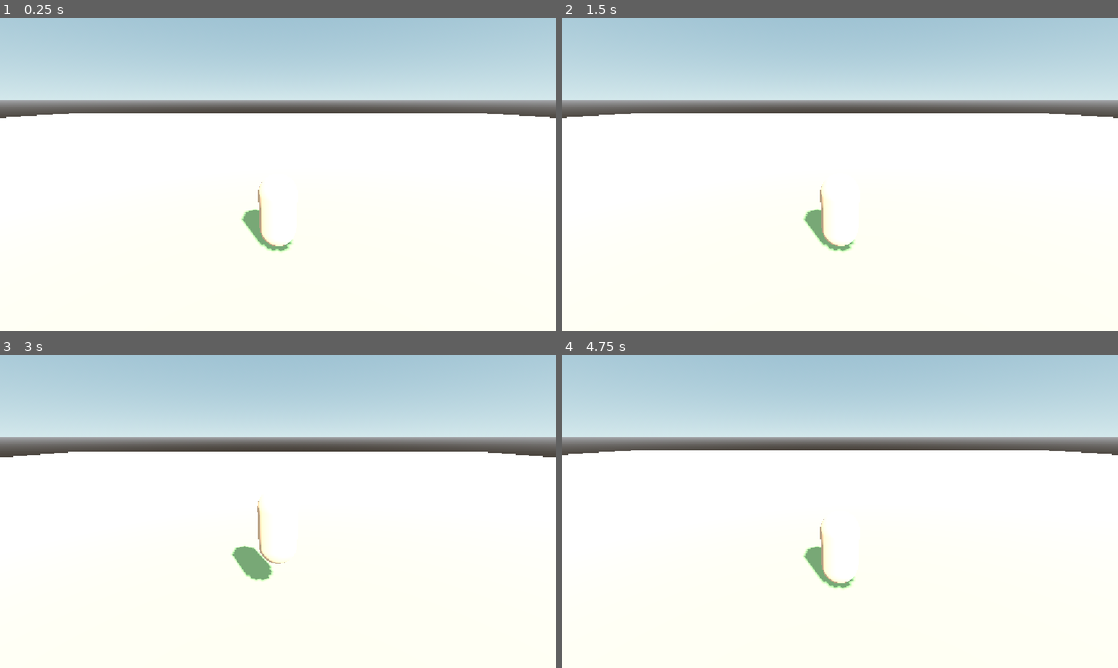
Above: before the commit, frames 1-4 (two rows, left to right).
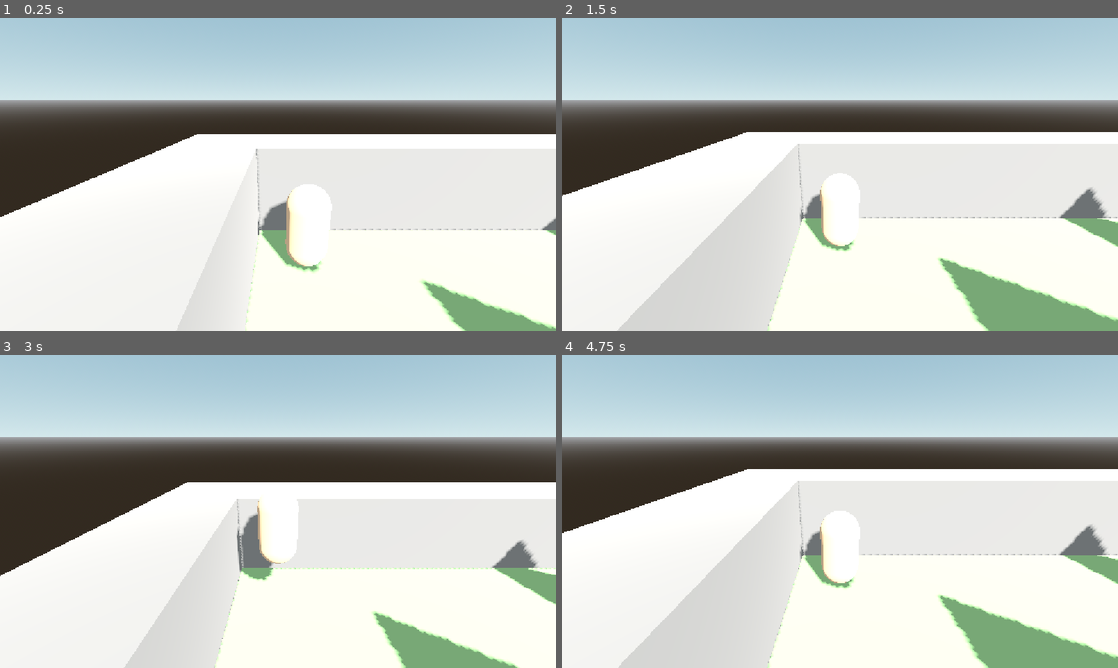
Above: after the commit, the same moments.

Repository: sirdik/zola-game-1
Game: Godot game, scene res://game/world/Forest.tscn
Two runs of this game, one before a commit and one after it. Both use one fixed random seed, a clock stepped at 60 frames per second and the inputs below.
Inputs:
- Up to frame 1 (0.25 s): no input
- Up to frame 2 (1.5 s): no input
- Up to frame 3 (3 s): tap Enter at 2 s; tap Space at 2.75 s
- Up to frame 4 (4.75 s): no input

The runs differ from the first frame. In frame 1, 16% of the frame differs, in the area x 0-100%, y 30-100%; in frame 2, 23%; in frame 3, 23%; in frame 4, 23%.

Commit message:
Add level loader: build forest from levels/forest_01.txt
Co-Authored-By: Claude Sonnet 5 <noreply@anthropic.com>
Claude-Session: https://claude.ai/code/session_014rTmxJaND9vaABnW6Byv9U

Diff:
--- a/game/theme/palette.gd
+++ b/game/theme/palette.gd
@@ -5,3 +5,4 @@
 const PEACH := Color(1.0, 0.8392, 0.7020)
 const LAVENDER := Color(0.8471, 0.7843, 0.9098)
 const CREAM := Color(1.0, 0.9725, 0.9059)
+const WATER_BLUE := Color(0.42, 0.68, 0.82)
--- a/game/world/Forest.tscn
+++ b/game/world/Forest.tscn
@@ -1,8 +1,9 @@
-[gd_scene load_steps=9 format=3]
+[gd_scene load_steps=8 format=3]
 
 [ext_resource type="Script" path="res://game/world/forest.gd" id="1_forest"]
 [ext_resource type="Script" path="res://game/camera/coop_camera.gd" id="2_camera"]
 [ext_resource type="PackedScene" path="res://game/player/Player.tscn" id="3_player"]
+[ext_resource type="Script" path="res://game/world/level_loader.gd" id="4_level"]
 
 [sub_resource type="ProceduralSkyMaterial" id="SkyMat_1"]
 sky_top_color = Color(0.5529, 0.7529, 0.9216, 1)
@@ -17,12 +18,6 @@
 ambient_light_source = 2
 ambient_light_energy = 0.6
 
-[sub_resource type="BoxShape3D" id="GroundShape_1"]
-size = Vector3(100, 1, 100)
-
-[sub_resource type="BoxMesh" id="GroundMesh_1"]
-size = Vector3(100, 1, 100)
-
 [node name="Forest" type="Node3D"]
 script = ExtResource("1_forest")
 
@@ -36,15 +31,8 @@
 light_energy = 1.0
 shadow_enabled = true
 
-[node name="Ground" type="StaticBody3D" parent="."]
-
-[node name="CollisionShape3D" type="CollisionShape3D" parent="Ground"]
-position = Vector3(0, -0.5, 0)
-shape = SubResource("GroundShape_1")
-
-[node name="MeshInstance3D" type="MeshInstance3D" parent="Ground"]
-position = Vector3(0, -0.5, 0)
-mesh = SubResource("GroundMesh_1")
+[node name="Level" type="Node3D" parent="."]
+script = ExtResource("4_level")
 
 [node name="CoopCamera" type="Node3D" parent="."]
 script = ExtResource("2_camera")
--- a/game/world/forest.gd
+++ b/game/world/forest.gd
@@ -3,11 +3,6 @@
 const Palette = preload("res://game/theme/palette.gd")
 
 func _ready() -> void:
-	var ground_mesh: MeshInstance3D = $Ground/MeshInstance3D
-	var material := StandardMaterial3D.new()
-	material.albedo_color = Palette.PASTEL_GREEN
-	ground_mesh.material_override = material
-
 	var env: Environment = $WorldEnvironment.environment
 	var sky_mat: ProceduralSkyMaterial = env.sky.sky_material
 	sky_mat.sky_top_color = Palette.SKY_BLUE.darkened(0.15)
--- /dev/null
+++ b/game/world/level_loader.gd
@@ -0,0 +1,192 @@
+extends Node3D
+
+const Palette = preload("res://game/theme/palette.gd")
+
+const TILE_SIZE := 2.0
+const SKIP_CHARS := "mbruankxwdB!HS0123456789 "
+
+@export var level_path: String = "res://levels/forest_01.txt"
+@export var player_path: NodePath = NodePath("../Player1")
+
+func _ready() -> void:
+	var lines := _read_grid_lines(level_path)
+	if lines.is_empty():
+		push_warning("level_loader: no grid lines found in %s" % level_path)
+		return
+
+	var cols := 0
+	for line in lines:
+		cols = max(cols, line.length())
+	var rows := lines.size()
+
+	_build_ground(cols, rows)
+
+	var player_spawn_found := false
+	var player_spawn_pos := Vector3.ZERO
+
+	for row in range(rows):
+		var line: String = lines[row]
+		for col in range(cols):
+			var ch: String = line[col] if col < line.length() else "."
+			var world_pos := Vector3(col * TILE_SIZE, 0.0, row * TILE_SIZE)
+			match ch:
+				".":
+					pass
+				"#":
+					_spawn_rock(world_pos)
+				"T":
+					_spawn_tree(world_pos)
+				"~":
+					_spawn_water(world_pos)
+				"F":
+					_spawn_campfire(world_pos)
+				"P":
+					player_spawn_found = true
+					player_spawn_pos = world_pos
+				_:
+					if not SKIP_CHARS.contains(ch):
+						_spawn_unknown(world_pos, ch, row, col)
+
+	if player_spawn_found:
+		var player := get_node_or_null(player_path)
+		if player is Node3D:
+			player.global_position = player_spawn_pos + Vector3(0, 0.05, 0)
+
+func _read_grid_lines(path: String) -> Array[String]:
+	var lines: Array[String] = []
+	var file := FileAccess.open(path, FileAccess.READ)
+	if file == null:
+		push_warning("level_loader: could not open %s" % path)
+		return lines
+	var content := file.get_as_text()
+	file.close()
+	for raw_line in content.split("\n"):
+		var line: String = raw_line.replace("\r", "")
+		if line.begins_with(";"):
+			continue
+		if line.strip_edges() == "":
+			continue
+		if line.begins_with("[legend]"):
+			break
+		lines.append(line)
+	return lines
+
+func _build_ground(cols: int, rows: int) -> void:
+	var width := cols * TILE_SIZE
+	var depth := rows * TILE_SIZE
+	var center := Vector3(width / 2.0 - TILE_SIZE / 2.0, -0.5, depth / 2.0 - TILE_SIZE / 2.0)
+
+	var body := StaticBody3D.new()
+	add_child(body)
+
+	var shape := BoxShape3D.new()
+	shape.size = Vector3(width, 1.0, depth)
+	var collision := CollisionShape3D.new()
+	collision.shape = shape
+	collision.position = center
+	body.add_child(collision)
+
+	var mesh := BoxMesh.new()
+	mesh.size = Vector3(width, 1.0, depth)
+	var mesh_instance := MeshInstance3D.new()
+	mesh_instance.mesh = mesh
+	mesh_instance.position = center
+	var material := StandardMaterial3D.new()
+	material.albedo_color = Palette.PASTEL_GREEN
+	mesh_instance.material_override = material
+	body.add_child(mesh_instance)
+
+func _spawn_rock(pos: Vector3) -> void:
+	var body := StaticBody3D.new()
+	body.position = pos
+	add_child(body)
+
+	var shape := BoxShape3D.new()
+	shape.size = Vector3(2.0, 2.0, 2.0)
+	var collision := CollisionShape3D.new()
+	collision.shape = shape
+	collision.position = Vector3(0, 1.0, 0)
+	body.add_child(collision)
+
+	var mesh := BoxMesh.new()
+	mesh.size = Vector3(2.0, 2.0, 2.0)
+	var mesh_instance := MeshInstance3D.new()
+	mesh_instance.mesh = mesh
+	mesh_instance.position = Vector3(0, 1.0, 0)
+	var material := StandardMaterial3D.new()
+	material.albedo_color = Color(0.6, 0.6, 0.62)
+	mesh_instance.material_override = material
+	body.add_child(mesh_instance)
+
+func _spawn_tree(pos: Vector3) -> void:
+	var body := StaticBody3D.new()
+	body.position = pos
+	add_child(body)
+
+	var trunk_shape := CylinderShape3D.new()
+	trunk_shape.radius = 0.4
+	trunk_shape.height = 2.0
+	var collision := CollisionShape3D.new()
+	collision.shape = trunk_shape
+	collision.position = Vector3(0, 1.0, 0)
+	body.add_child(collision)
+
+	var trunk_mesh := CylinderMesh.new()
+	trunk_mesh.top_radius = 0.3
+	trunk_mesh.bottom_radius = 0.3
+	trunk_mesh.height = 2.0
+	var trunk_instance := MeshInstance3D.new()
+	trunk_instance.mesh = trunk_mesh
+	trunk_instance.position = Vector3(0, 1.0, 0)
+	var trunk_material := StandardMaterial3D.new()
+	trunk_material.albedo_color = Color(0.55, 0.4, 0.28)
+	trunk_instance.material_override = trunk_material
+	body.add_child(trunk_instance)
+
+	var crown_mesh := CylinderMesh.new()
+	crown_mesh.top_radius = 0.0
+	crown_mesh.bottom_radius = 1.2
+	crown_mesh.height = 2.5
+	var crown_instance := MeshInstance3D.new()
+	crown_instance.mesh = crown_mesh
+	crown_instance.position = Vector3(0, 3.0, 0)
+	var crown_material := StandardMaterial3D.new()
+	crown_material.albedo_color = Palette.PASTEL_GREEN.darkened(0.3)
+	crown_instance.material_override = crown_material
+	body.add_child(crown_instance)
+
+func _spawn_water(pos: Vector3) -> void:
+	var mesh := BoxMesh.new()
+	mesh.size = Vector3(2.0, 0.1, 2.0)
+	var mesh_instance := MeshInstance3D.new()
+	mesh_instance.mesh = mesh
+	mesh_instance.position = pos + Vector3(0, 0.05, 0)
+	var material := StandardMaterial3D.new()
+	material.albedo_color = Palette.WATER_BLUE
+	mesh_instance.material_override = material
+	add_child(mesh_instance)
+
+func _spawn_campfire(pos: Vector3) -> void:
+	var mesh := CylinderMesh.new()
+	mesh.top_radius = 0.3
+	mesh.bottom_radius = 0.3
+	mesh.height = 0.4
+	var mesh_instance := MeshInstance3D.new()
+	mesh_instance.mesh = mesh
+	mesh_instance.position = pos + Vector3(0, 0.2, 0)
+	var material := StandardMaterial3D.new()
+	material.albedo_color = Color(0.85, 0.45, 0.2)
+	mesh_instance.material_override = material
+	add_child(mesh_instance)
+
+func _spawn_unknown(pos: Vector3, ch: String, row: int, col: int) -> void:
+	push_warning("level_loader: unknown map character '%s' at row %d, col %d" % [ch, row, col])
+	var mesh := BoxMesh.new()
+	mesh.size = Vector3(2.0, 1.0, 2.0)
+	var mesh_instance := MeshInstance3D.new()
+	mesh_instance.mesh = mesh
+	mesh_instance.position = pos + Vector3(0, 0.5, 0)
+	var material := StandardMaterial3D.new()
+	material.albedo_color = Color(0.8, 0.2, 0.8)
+	mesh_instance.material_override = material
+	add_child(mesh_instance)
